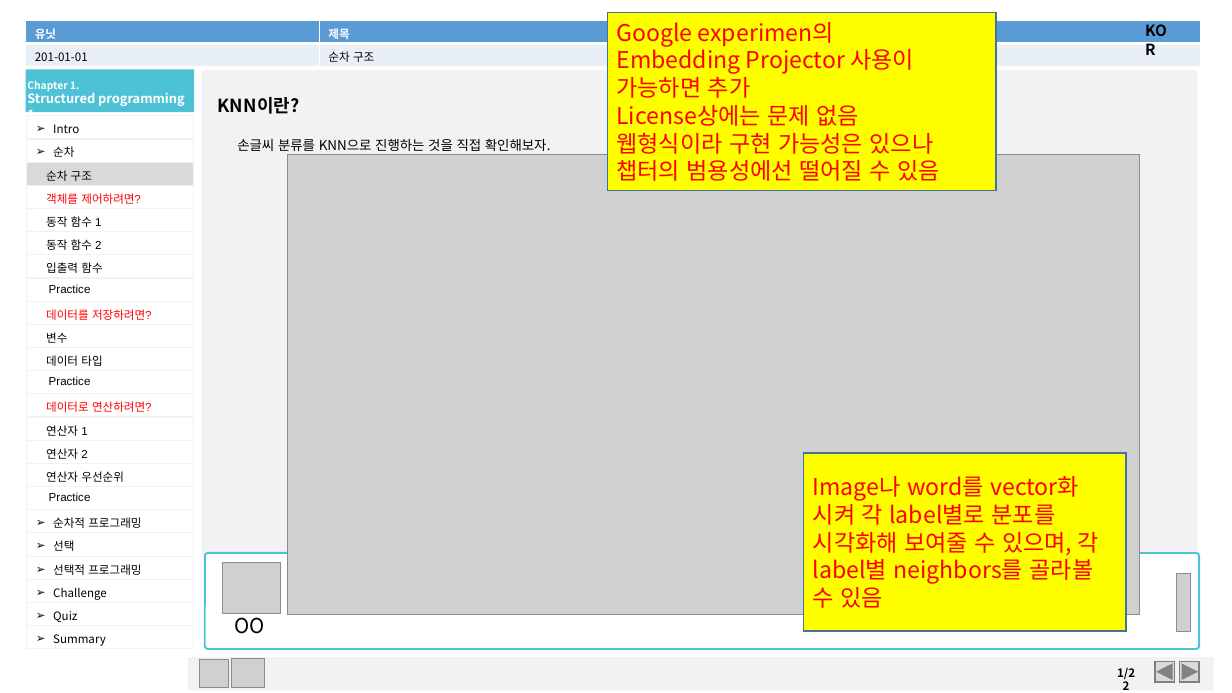
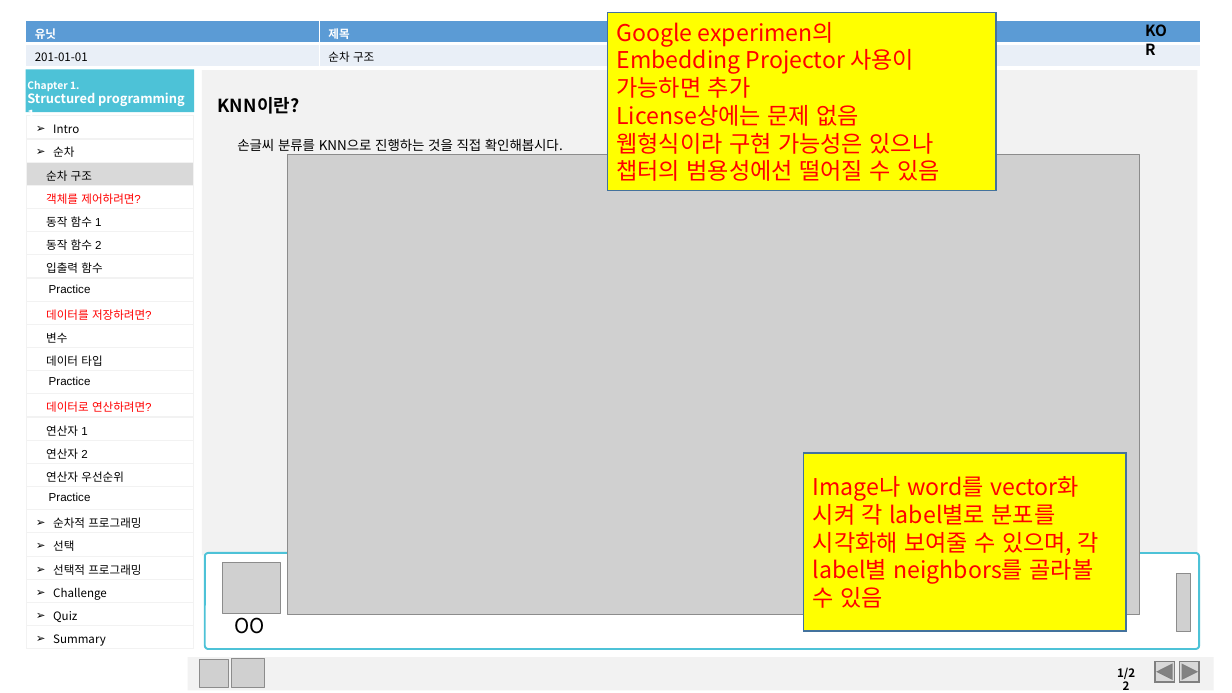
Before and after one commit to Linejin/ai_study, a slide deck: slide 14 of planning/sample1.pptx. Drawn at 1232x693 pixels with LibreOffice and Linux fonts; fonts in the diff are those of the drawing; grey boxes stand for pictures; background and template pictures are left out. Boxes give left, top, right and bottom in pixels: in the first picture for what was removed or moved away, otherwise in the second. Text is boxed around its words. In the diff, an @@ line names an element or a change of style, - is before the commit and + after.

```diff
--- a/planning/sample1.pptx
+++ b/planning/sample1.pptx
@@ text at (237,138,563,151): text changed @@
-손글씨 분류를 KNN으로 진행하는 것을 직접 확인해보자.
+손글씨 분류를 KNN으로 진행하는 것을 직접 확인해봅시다.
```
Also in this commit, not shown: 3 other slides changed, 11 slides added.
